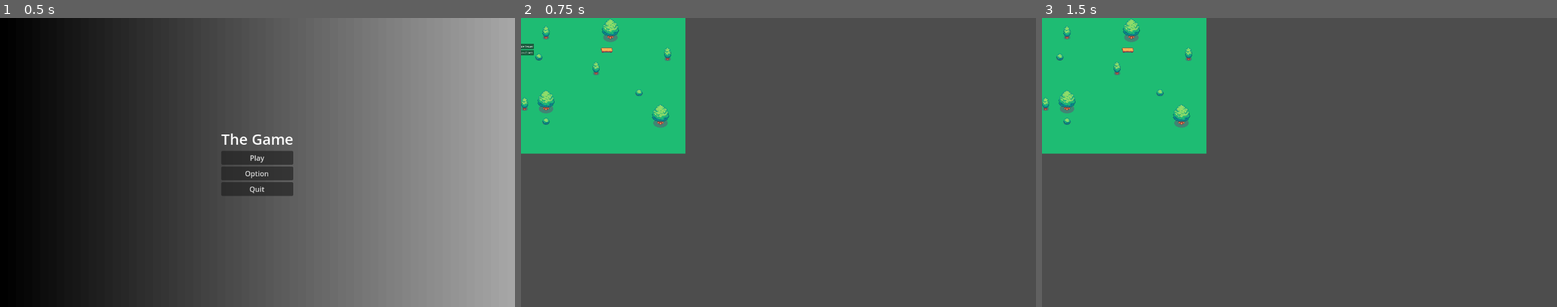
Above: before the commit, frames 1-3 (left to right).
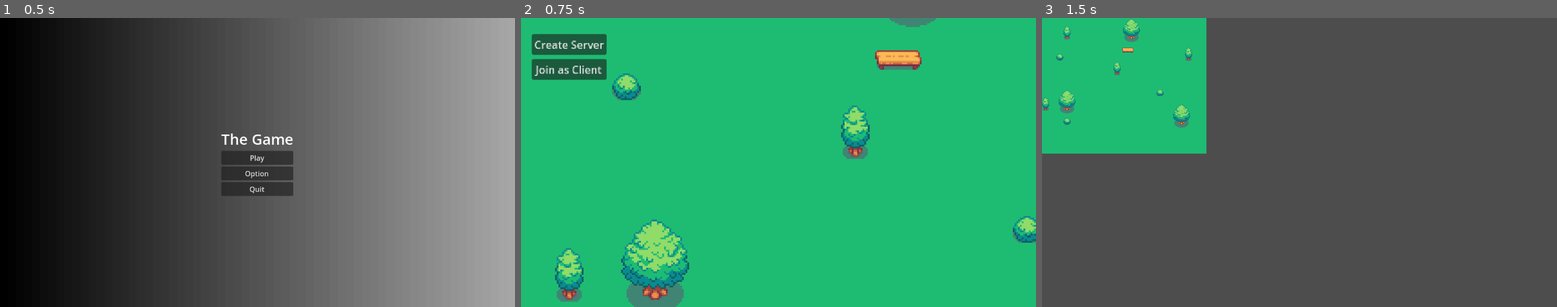
Above: after the commit, the same moments.

Repository: Sun-Cy/Projet3
Game: Godot game, scene res://scenes/main_menu.tscn
The game is run twice, just before and just after one commit, with the same random seed, the same clock (stepped at 60 frames per second) and the same inputs.
Inputs:
- Up to frame 1 (0.5 s): no input
- Up to frame 2 (0.75 s): click "Play" at 0.5 s
- Up to frame 3 (1.5 s): click "Join as Client" at 1.25 s

Frame 1 is identical in both runs. In frame 2, 88% of the frame differs, in the area x 0-100%, y 0-100%; in frame 3, nothing differs.

Commit message:
adding default cam

Diff:
--- a/scenes/game.tscn
+++ b/scenes/game.tscn
@@ -38,5 +38,9 @@
 scale = Vector2(0.3709321, 0.37528515)
 text = "Create Server"
 
+[node name="DefaultCamera" type="Camera2D" parent="."]
+position = Vector2(125, 130)
+zoom = Vector2(4, 4)
+
 [connection signal="pressed" from="CreateClient" to="MultiplayerSpawner" method="_on_create_client_pressed"]
 [connection signal="pressed" from="CreateServer" to="MultiplayerSpawner" method="_on_create_server_pressed"]
--- a/scenes/player/player.tscn
+++ b/scenes/player/player.tscn
@@ -184,4 +184,3 @@
 
 [node name="Camera2D" type="Camera2D" parent="."]
 zoom = Vector2(4, 4)
-position_smoothing_enabled = true
--- a/scenes/player/player_controller.gd
+++ b/scenes/player/player_controller.gd
@@ -17,7 +17,7 @@
 
 func _physics_process(delta: float) -> void:
 	if !is_multiplayer_authority(): return
-	var direction := Input.get_vector("left", "right", "up", "down").normalized()
+	var direction := Input.get_vector("left", "right", "up", "down").normalized().round()
 
 	if direction:
 		velocity = direction * SPEED
--- a/scripts/multiplayer_manager.gd
+++ b/scripts/multiplayer_manager.gd
@@ -7,6 +7,7 @@
 
 @onready var create_server: Button = %CreateServer
 @onready var create_client: Button = %CreateClient
+@onready var default_camera: Camera2D = $"../DefaultCamera"
 
 
 func _ready() -> void:
@@ -26,12 +27,14 @@
 	join_server("localhost")
 	create_server.visible = false
 	create_client.visible = false
+	default_camera.set_enabled(false)
 
 
 func _on_create_server_pressed() -> void:
 	start_server()
 	create_server.visible = false
 	create_client.visible = false
+	default_camera.set_enabled(false)
 
 
 func spawn_player(id: int):
